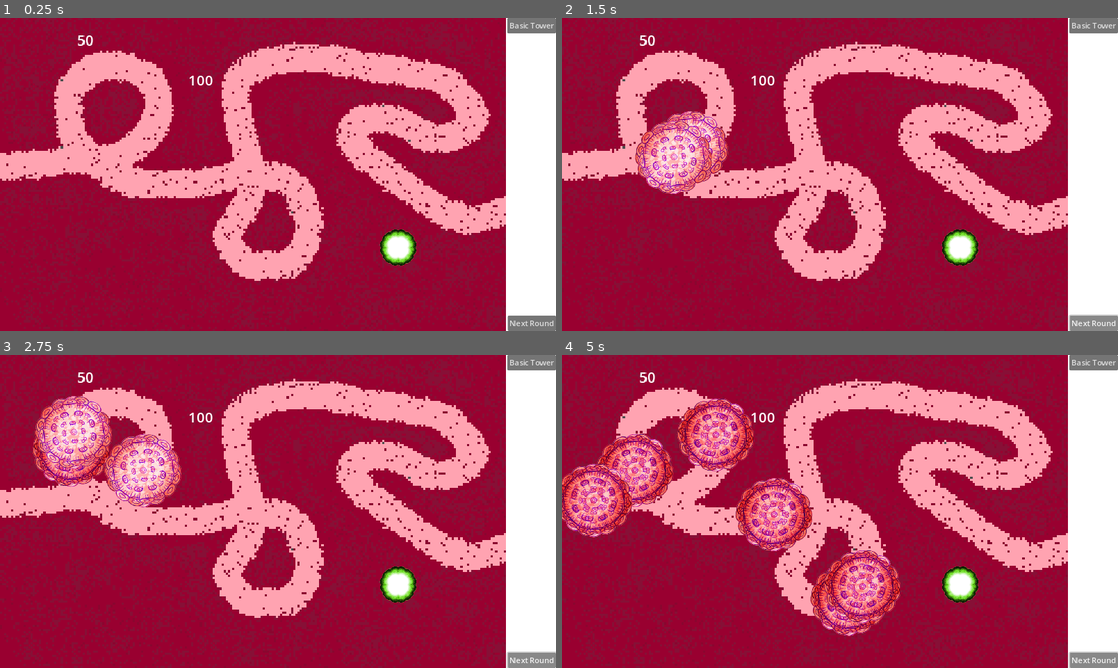
Above: before the commit, frames 1-4 (two rows, left to right).
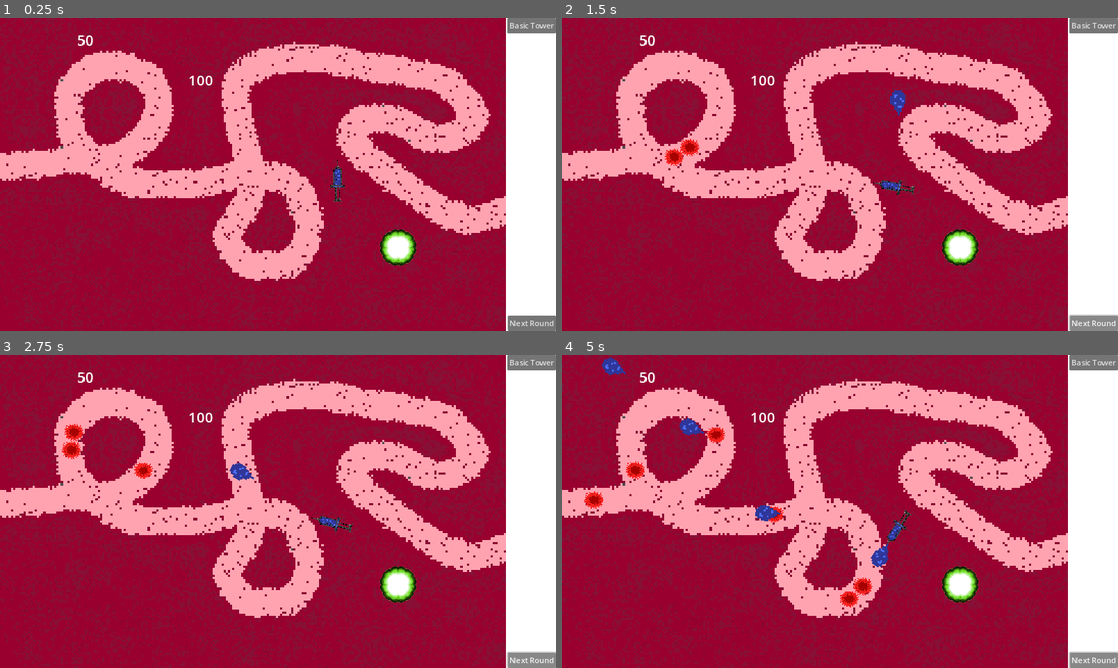
Above: after the commit, the same moments.

Repository: Kryzi/TowerDefense
Game: Godot game, scene res://Scenes/world.tscn
The game is run twice, just before and just after one commit, with the same random seed, the same clock (stepped at 60 frames per second) and the same inputs.
Inputs:
- Up to frame 1 (0.25 s): no input
- Up to frame 2 (1.5 s): click "Next Round" at 0.5 s; click "Next Round" at 1.25 s
- Up to frame 3 (2.75 s): tap Enter (ui_accept) at 2, 2.27 s; hold Right (ui_right) from 2.03 s (still down)
- Up to frame 4 (5 s): tap Enter (ui_accept) at 3.02, 4.52 s; release Right (ui_right) at 3.53 s; hold Left (ui_left) 3.53-4.28 s; hold Right (ui_right) from 4.28 s (still down)

The runs differ from the first frame. In frame 1, 0.1% of the frame differs, in the area x 59-62%, y 45-59%; in frame 2, 3.2%; in frame 3, 5.5%; in frame 4, 12%, in the area x 0-63%, y 0-90%.

Commit message:
Tower DER FUCKING VIRKER RIGTIG MEGET!!!

Diff:
--- /dev/null
+++ b/Scenes/bullet_1.tscn
@@ -0,0 +1,24 @@
+[gd_scene load_steps=4 format=3 uid="uid://2hrp7glyfh7o"]
+
+[ext_resource type="Script" path="res://Scripts/Bullet1.gd" id="1_q4yf3"]
+[ext_resource type="Texture2D" uid="uid://dqpfvlqtwv1up" path="res://assets/Bullet 1.1.png" id="2_2rtbf"]
+
+[sub_resource type="CircleShape2D" id="CircleShape2D_h7ge1"]
+radius = 15.0083
+
+[node name="Bullet1" type="Area2D"]
+top_level = true
+scale = Vector2(2, 2)
+collision_layer = 2
+collision_mask = 3
+script = ExtResource("1_q4yf3")
+
+[node name="Sprite2D" type="Sprite2D" parent="."]
+scale = Vector2(2, 2)
+texture = ExtResource("2_2rtbf")
+
+[node name="CollisionShape2D" type="CollisionShape2D" parent="."]
+position = Vector2(-1, -23.5)
+shape = SubResource("CircleShape2D_h7ge1")
+
+[connection signal="body_entered" from="." to="." method="_on_body_entered"]
--- /dev/null
+++ b/Scenes/tower.tscn
@@ -0,0 +1,52 @@
+[gd_scene load_steps=8 format=3 uid="uid://kx04eseqm5v"]
+
+[ext_resource type="Script" path="res://Scripts/Tower1.gd" id="1_prn0m"]
+[ext_resource type="Texture2D" uid="uid://cpa31glna15hy" path="res://assets/Tower 1.1.png" id="2_vcdjs"]
+[ext_resource type="Texture2D" uid="uid://bapwjspoqljcl" path="res://assets/Tower 1.2.png" id="3_5s1ww"]
+[ext_resource type="Texture2D" uid="uid://cnlldtsb4cjkl" path="res://assets/Tower 1.3.png" id="4_c0hk5"]
+[ext_resource type="Texture2D" uid="uid://bgo5wnrwmlo4o" path="res://assets/Tower 1.4.png" id="5_cpnm6"]
+
+[sub_resource type="CircleShape2D" id="CircleShape2D_i8mnh"]
+radius = 256.0
+
+[sub_resource type="SpriteFrames" id="SpriteFrames_g6u5s"]
+animations = [{
+"frames": [{
+"duration": 1.0,
+"texture": ExtResource("2_vcdjs")
+}, {
+"duration": 1.0,
+"texture": ExtResource("3_5s1ww")
+}, {
+"duration": 1.0,
+"texture": ExtResource("4_c0hk5")
+}, {
+"duration": 1.0,
+"texture": ExtResource("5_cpnm6")
+}],
+"loop": true,
+"name": &"default",
+"speed": 5.0
+}]
+
+[node name="Tower" type="Area2D"]
+scale = Vector2(0.5, 0.5)
+collision_layer = 0
+collision_mask = 2
+script = ExtResource("1_prn0m")
+
+[node name="CollisionShape2D" type="CollisionShape2D" parent="."]
+shape = SubResource("CircleShape2D_i8mnh")
+
+[node name="AnimatedSprite2D" type="AnimatedSprite2D" parent="."]
+position = Vector2(0, -4)
+sprite_frames = SubResource("SpriteFrames_g6u5s")
+
+[node name="ShootingPoint" type="Marker2D" parent="AnimatedSprite2D"]
+position = Vector2(0, -10)
+
+[node name="Timer" type="Timer" parent="."]
+process_callback = 0
+autostart = true
+
+[connection signal="timeout" from="Timer" to="." method="_on_timer_timeout"]
--- a/Scenes/virus_1.tscn
+++ b/Scenes/virus_1.tscn
@@ -1,30 +1,41 @@
-[gd_scene load_steps=5 format=3 uid="uid://clb85plprtw5g"]
+[gd_scene load_steps=6 format=3 uid="uid://clb85plprtw5g"]
 
 [ext_resource type="Script" path="res://Scripts/Virus1.gd" id="1_5ncgj"]
-[ext_resource type="Texture2D" uid="uid://cktwdgag7th2k" path="res://assets/VirusBigPack/png2.png" id="2_8chso"]
-[ext_resource type="Texture2D" uid="uid://dhx4uovh0n7mj" path="res://assets/VirusBigPack/png3.png" id="3_iw1jt"]
+[ext_resource type="Texture2D" uid="uid://cc2v5etd143jg" path="res://assets/pixil-frame-0 (1).png" id="2_sxpnw"]
+[ext_resource type="Texture2D" uid="uid://ds5pl4iohkkcn" path="res://assets/pixil-frame-0.png" id="3_yyt5t"]
 
 [sub_resource type="SpriteFrames" id="SpriteFrames_woiae"]
 animations = [{
 "frames": [{
 "duration": 1.0,
-"texture": ExtResource("2_8chso")
+"texture": ExtResource("2_sxpnw")
 }, {
 "duration": 1.0,
-"texture": ExtResource("3_iw1jt")
+"texture": ExtResource("3_yyt5t")
 }],
 "loop": true,
 "name": &"Idle",
-"speed": 2.0
+"speed": 3.0
 }]
+
+[sub_resource type="CircleShape2D" id="CircleShape2D_umots"]
+radius = 34.0147
 
 [node name="Virus1" type="PathFollow2D" groups=["enemy"]]
 rotates = false
 script = ExtResource("1_5ncgj")
 
-[node name="AnimatedSprite2D" type="AnimatedSprite2D" parent="."]
-scale = Vector2(0.526984, 0.526984)
+[node name="CharacterBody2D" type="CharacterBody2D" parent="."]
+collision_layer = 2
+collision_mask = 3
+
+[node name="AnimatedSprite2D" type="AnimatedSprite2D" parent="CharacterBody2D"]
+light_mask = 3
+visibility_layer = 3
 sprite_frames = SubResource("SpriteFrames_woiae")
 animation = &"Idle"
 autoplay = "Idle"
-frame_progress = 0.929447
+frame_progress = 0.304083
+
+[node name="CollisionShape2D" type="CollisionShape2D" parent="CharacterBody2D"]
+shape = SubResource("CircleShape2D_umots")
--- a/Scenes/world.tscn
+++ b/Scenes/world.tscn
@@ -1,10 +1,11 @@
-[gd_scene load_steps=8 format=3 uid="uid://dyaeva2to770s"]
+[gd_scene load_steps=9 format=3 uid="uid://dyaeva2to770s"]
 
 [ext_resource type="Script" path="res://Scripts/Path2D.gd" id="1_4exjo"]
 [ext_resource type="PackedScene" uid="uid://djh8nk3dgcjpd" path="res://Scenes/basic_tower.tscn" id="2_b0sd5"]
-[ext_resource type="PackedScene" uid="uid://8snbvs27wihv" path="res://Scenes/HUD.tscn" id="3_ho7cv"]
-[ext_resource type="PackedScene" uid="uid://ccu0rb7r3xy2g" path="res://Scenes/game_manager.tscn" id="3_qrw8v"]
-[ext_resource type="Texture2D" uid="uid://cr1aqelrtduml" path="res://assets/Map 1.png" id="4_xfm3p"]
+[ext_resource type="PackedScene" uid="uid://8snbvs27wihv" path="res://Scenes/hud.tscn" id="3_ho7cv"]
+[ext_resource type="PackedScene" path="res://Scenes/game_manager.tscn" id="3_qrw8v"]
+[ext_resource type="Texture2D" uid="uid://bw7bpiaex2ybs" path="res://assets/Map 1.png" id="4_xfm3p"]
+[ext_resource type="PackedScene" uid="uid://kx04eseqm5v" path="res://Scenes/tower.tscn" id="5_llehc"]
 
 [sub_resource type="SpriteFrames" id="SpriteFrames_s3wt5"]
 animations = [{
@@ -44,4 +45,8 @@
 
 [node name="GameManager" parent="." instance=ExtResource("3_qrw8v")]
 
+[node name="Tower" parent="." instance=ExtResource("5_llehc")]
+position = Vector2(700, 350)
+scale = Vector2(2, 2)
+
 [connection signal="next_round" from="HUD" to="Path2D" method="_on_hud_next_round"]
--- /dev/null
+++ b/Scripts/Bullet1.gd
@@ -0,0 +1,24 @@
+extends Area2D
+var damage = 1000
+var travelled_distance = 0
+
+func _physics_process(delta):
+	const SPEED = 200
+	const RANGE = 1200
+
+	var direction = Vector2.UP.rotated(rotation)
+	position += direction * SPEED * delta
+
+	travelled_distance += SPEED * delta
+
+	if travelled_distance > RANGE:
+		queue_free()
+
+
+func _on_body_entered(body):
+	if body.name == "Tower":
+		return
+	if body.name == "TileMap":
+		queue_free()
+	else:
+		print("hit")
--- /dev/null
+++ b/Scripts/Tower1.gd
@@ -0,0 +1,23 @@
+extends Area2D
+
+const BULLET = preload("res://Scenes/bullet_1.tscn")
+
+func _physics_process(delta):
+	var enemies_in_range = get_overlapping_bodies() # Finder enemys som er inde i collisionshape
+	if enemies_in_range.size() > 0:
+		var target_enemy = enemies_in_range.front()
+		look_at(target_enemy.global_position)
+		rotate(PI*0.5)
+
+func Shoot():
+
+	var newBULLET = BULLET.instantiate()
+
+	newBULLET.global_position = $AnimatedSprite2D/ShootingPoint.global_position
+	newBULLET.global_rotation = $AnimatedSprite2D/ShootingPoint.global_rotation
+	get_tree().root.add_child(newBULLET)
+
+
+
+func _on_timer_timeout():
+	Shoot()
Not shown: 1 places in Scenes/basic_tower.tscn that only renumber resources
